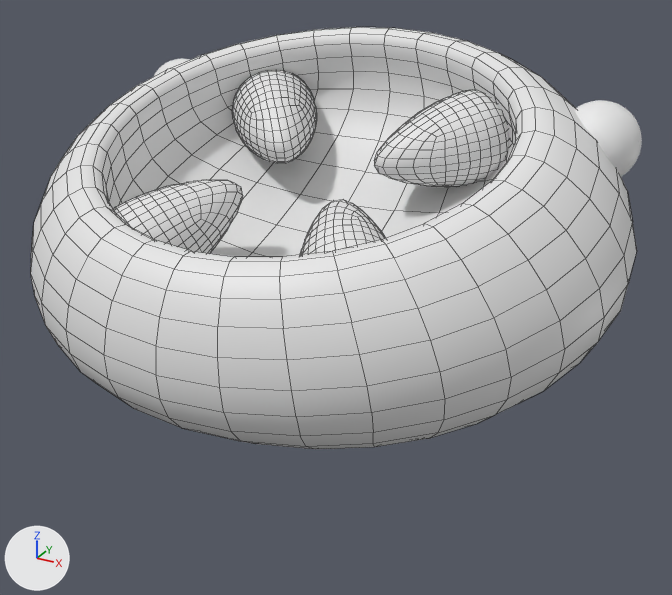
Two versions of the Blender file Blender/Models/Zobbler.blend, one commit apart.
Camera for both pictures: a camera (50 mm lens) standing at (2.32, -4.15, 1.64) and looking at (0.08, -0.07, -0.4). The axes (+X, +Y, +Z) are drawn at lower left. The lights are the same throughout. The picture after the commit comes second. Mesh edges are drawn as thin lines on the coarser meshes.
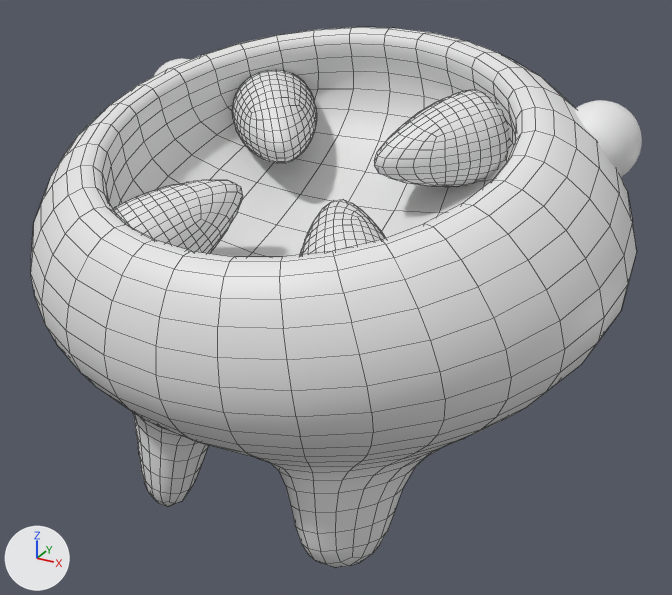
Commit message: Add legs to zobbler

What differs and where, as boxes [x1, y1, x2, y2] in the pictures (672 x 595 px):
'Cylinder', reshaped (28% taller)
    before: [31, 27, 637, 449]
    after: [31, 27, 637, 568]
part 1 of me_cylinder, built on
    after: [133, 413, 462, 568]

The edits, one by one:
me_cylinder is used by ob_cylinder; location (0.0, 0.0, 0.0).
me_cylinder had 42 vertices, 40 faces and spanned x -1.93..1.93, y -1.72..1.66, z -1.02..1.05.
me_cylinder now has 58 vertices, 56 faces and spans x -1.93..1.93, y -1.72..1.66, z -1.63..1.05.
Part 1, on me_cylinder:
2 faces are deleted.
16 vertices are added at x -0.9..0.9, y -1.18..-0.52, z -1.63..-0.77.
18 new faces join them.
